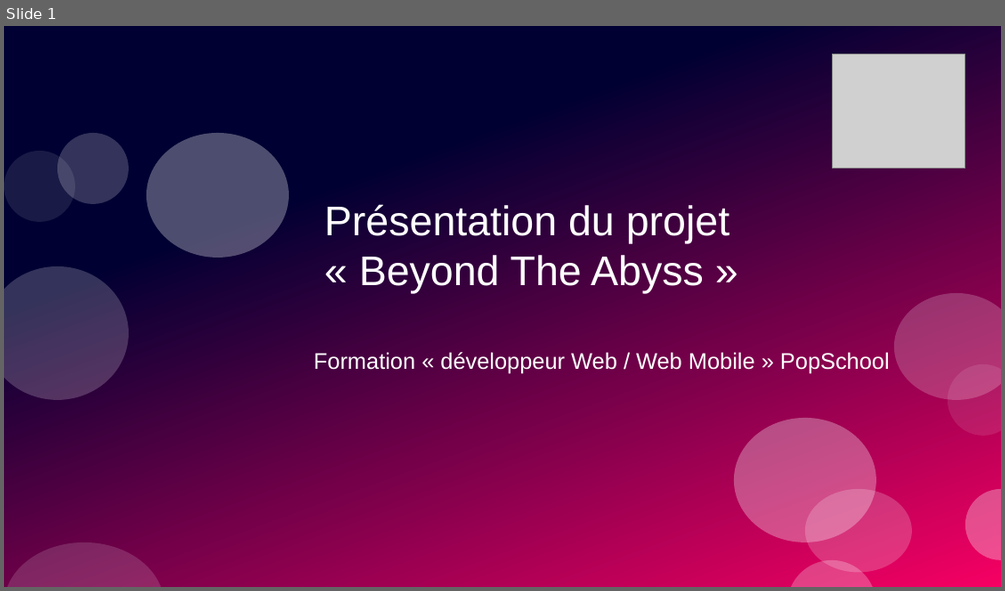
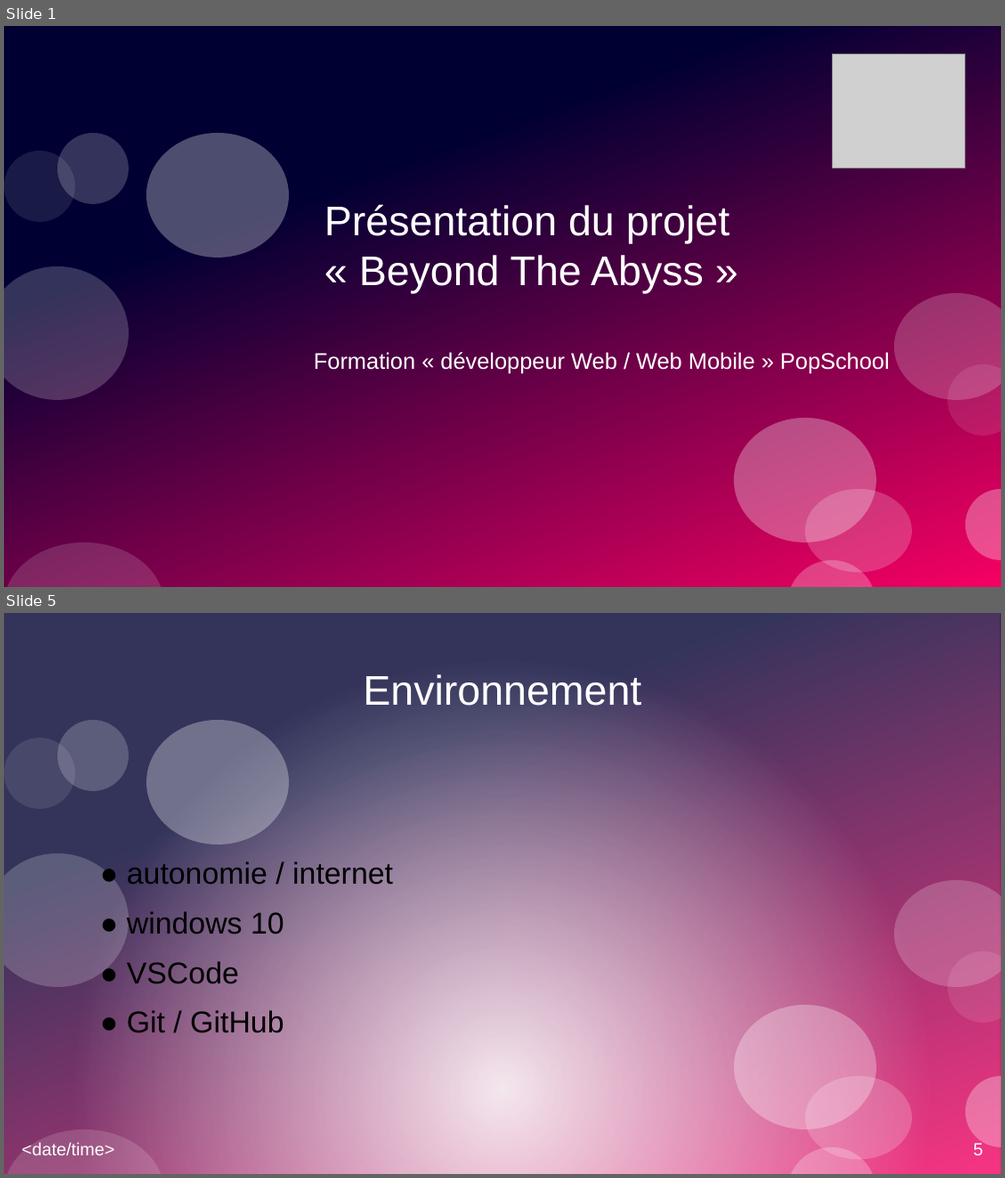
Before and after one commit to Khrystophe/Beyond-The-Abyss, a slide deck: Rapport/presentation.odp. Shown one above the other, each under a label of ours: slide 1 before the commit, slides 1 and 5 after it; the slides between them are not shown. The pictures are 1005x591 and 1005x1178 pixels, drawn with LibreOffice and Linux fonts; fonts in the diff are those of the drawing; grey boxes stand for pictures. Boxes give left, top, right and bottom in pixels: in the first picture for what was removed or moved away, otherwise in the second. Text is boxed around its words. In the diff, an @@ line names an element or a change of style, - is before the commit and + after.

```diff
--- a/Rapport/presentation.odp
+++ b/Rapport/presentation.odp
@@ slide 5 added at (x1=4, y1=613, x2=1001, y2=1174), background #FFFFFF; not listed: 11 template elements that a slide beside it also shows @@
@@ rectangle added at (x1=4, y1=613, x2=1000, y2=1174), fill gradient #FFFFFF @@
@@ title added at (x1=363, y1=674, x2=641, y2=706), 33 pt, text #FFFFFF @@
+Environnement
@@ ellipse added at (x1=147, y1=720, x2=289, y2=844), fill #FFFFFF at 30% opacity @@
@@ text added at (x1=127, y1=861, x2=393, y2=1033), 24 pt, text #000000 @@
+● autonomie / internet
+● windows 10
+● VSCode
+● Git / GitHub
@@ text added at (x1=22, y1=1142, x2=114, y2=1155), 14 pt, text #FFFFFF @@
+<date/time>
@@ page number added at (x1=973, y1=1143, x2=983, y2=1155), 14 pt, text #FFFFFF @@
+5
```
Also in this commit, not shown: 42 other slides added, 3 slides removed.
